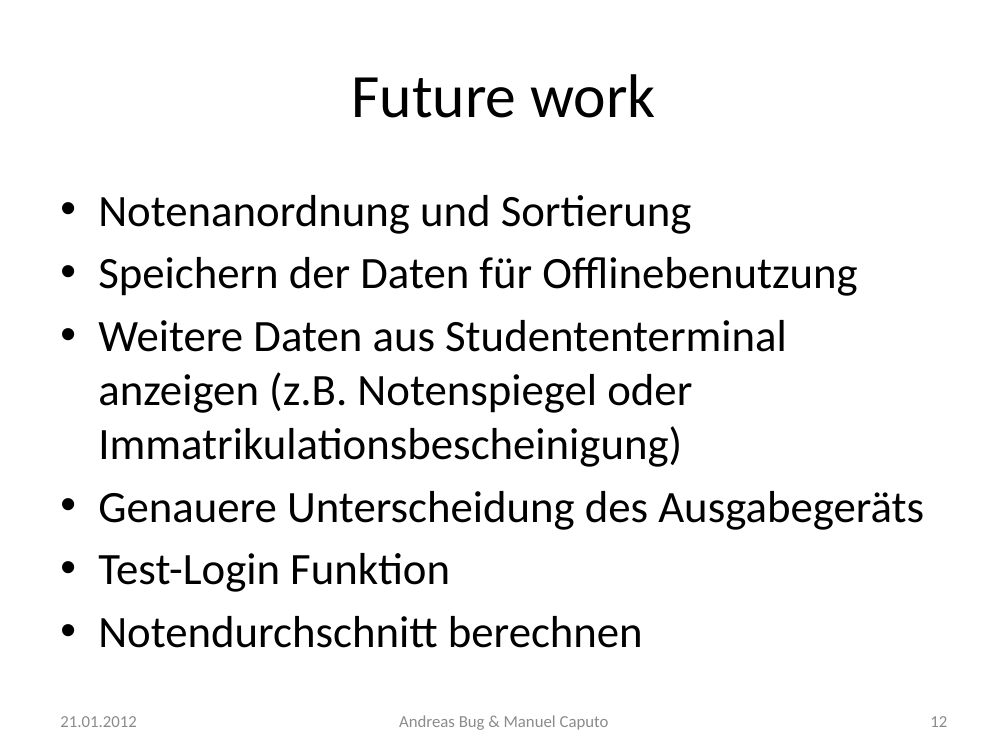
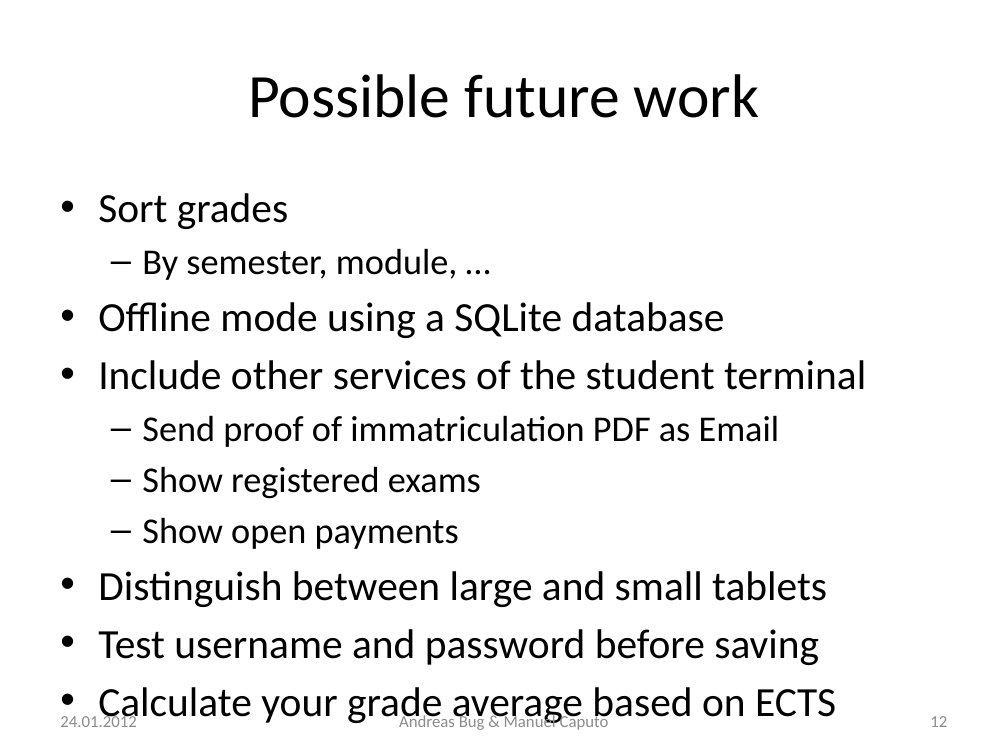
Before and after one commit to n0rf/htwg-grade-app, a slide deck: slide 12 of docs/notenapp-praesi.pptx. Drawn at 1008x756 pixels with LibreOffice and Linux fonts; fonts in the diff are those of the drawing. Boxes give left, top, right and bottom in pixels: in the first picture for what was removed or moved away, otherwise in the second. Text is boxed around its words. In the diff, an @@ line names an element or a change of style, - is before the commit and + after.

```diff
--- a/docs/notenapp-praesi.pptx
+++ b/docs/notenapp-praesi.pptx
@@ title at (248,74,759,118): text changed @@
-Future work
+Possible future work
@@ text at (98,193,866,727): text changed; size 32 to 29.6 pt @@
-• Notenanordnung und Sortierung
-• Speichern der Daten für Offlinebenutzung
-• Weitere Daten aus Studententerminal anzeigen (z.B. Notenspiegel oder Immatrikulationsbescheinigung)
-• Genauere Unterscheidung des Ausgabegeräts
-• Test-Login Funktion
-• Notendurchschnitt berechnen
+• Sort grades
+  – By semester, module, …
+• Offline mode using a SQLite database
+• Include other services of the student terminal
+  – Send proof of immatriculation PDF as Email
+  – Show registered exams
+  – Show open payments
+• Distinguish between large and small tablets
+• Test username and password before saving
+• Calculate your grade average based on ECTS
@@ text at (60,714,136,727): text changed @@
-21.01.2012
+24.01.2012
```
Also in this commit, not shown: 13 other slides changed.
